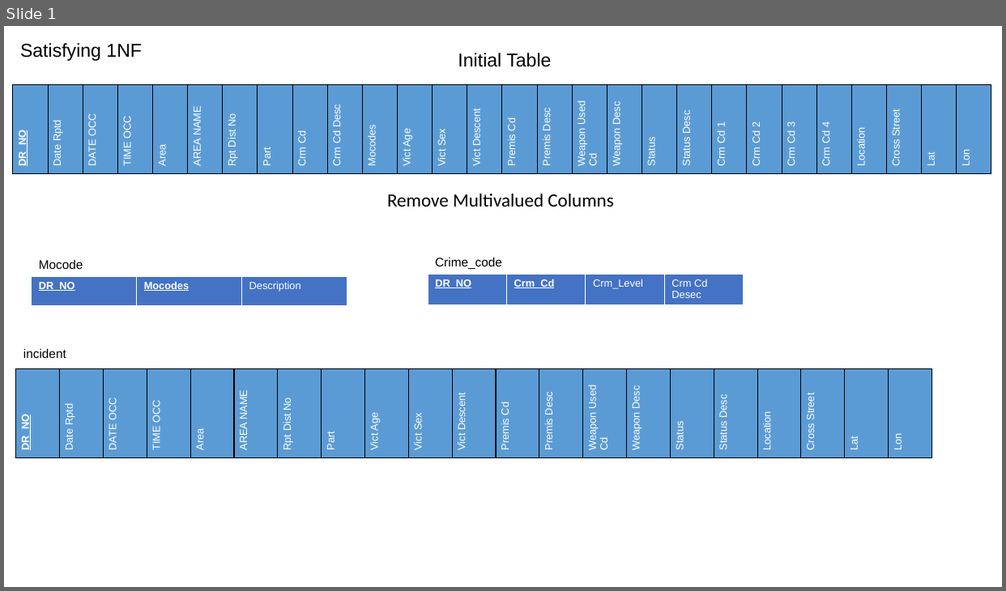
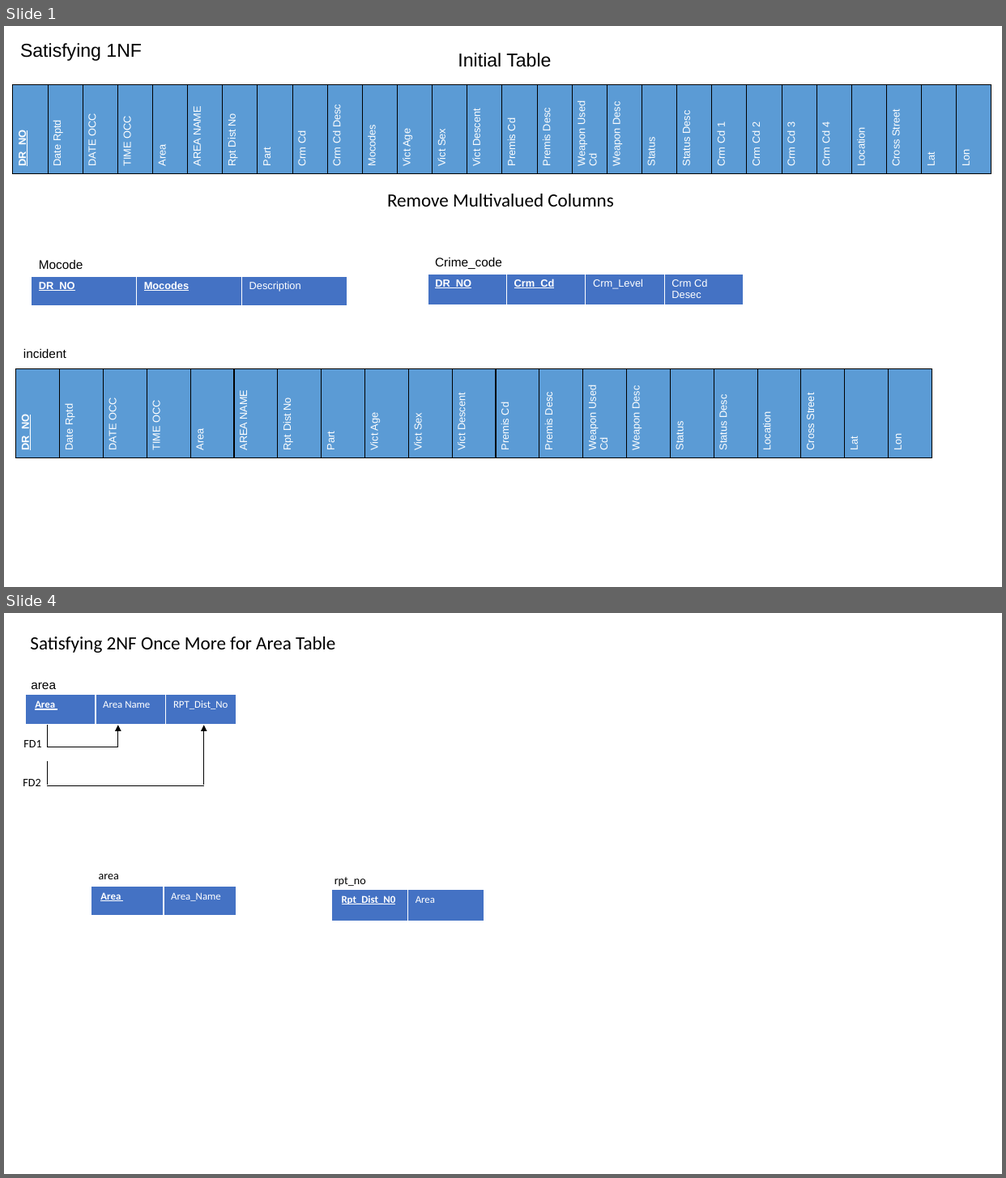
Before and after one commit to Elmerh14/LAPD-Database, a slide deck: data_base_normalization.pptx. Shown one above the other, each under a label of ours: slide 1 before the commit, slides 1 and 4 after it; the slides between them are not shown. The pictures are 1006x591 and 1006x1178 pixels, drawn with LibreOffice and Linux fonts; fonts in the diff are those of the drawing. Boxes give left, top, right and bottom in pixels: in the first picture for what was removed or moved away, otherwise in the second. Text is boxed around its words. In the diff, an @@ line names an element or a change of style, - is before the commit and + after.

```diff
--- a/data_base_normalization.pptx
+++ b/data_base_normalization.pptx
@@ slide 4 added at (4,613,1002,1174), background #FFFFFF @@
@@ text added at (30,636,335,653), 18 pt, text #000000 @@
+Satisfying 2NF Once More for Area Table
@@ text added at (31,682,56,689), 12 pt, text #000000 @@
+area
@@ table added at (25,695,236,726), 1 rows, 3 columns @@
+Area | Area Name | RPT_Dist_No
@@ line added from (47, 726) to (47, 747), #000000 0.5 pt @@
@@ arrow added from (117, 747) to (117, 726), #000000 0.5 pt @@
@@ arrow added from (204, 785) to (204, 726), #000000 0.5 pt @@
@@ text added at (23,740,41,747), 11 pt, text #000000 @@
+FD1
@@ line added from (47, 747) to (117, 747), #000000 0.5 pt @@
@@ text added at (23,779,40,786), 11 pt, text #000000 @@
+FD2
@@ line added from (47, 761) to (47, 785), #000000 0.5 pt @@
@@ line added from (47, 786) to (204, 786), #000000 0.5 pt @@
@@ text added at (99,874,119,879), 11 pt, text #000000 @@
+area
@@ text added at (334,877,366,887), 11 pt, text #000000 @@
+rpt_no
@@ table added at (91,886,236,917), 1 rows, 2 columns @@
+Area | Area_Name
@@ table added at (332,890,484,922), 1 rows, 2 columns @@
+Rpt_Dist_N0 | Area
```
Also in this commit, not shown: 4 slides changed, 8 other files.
